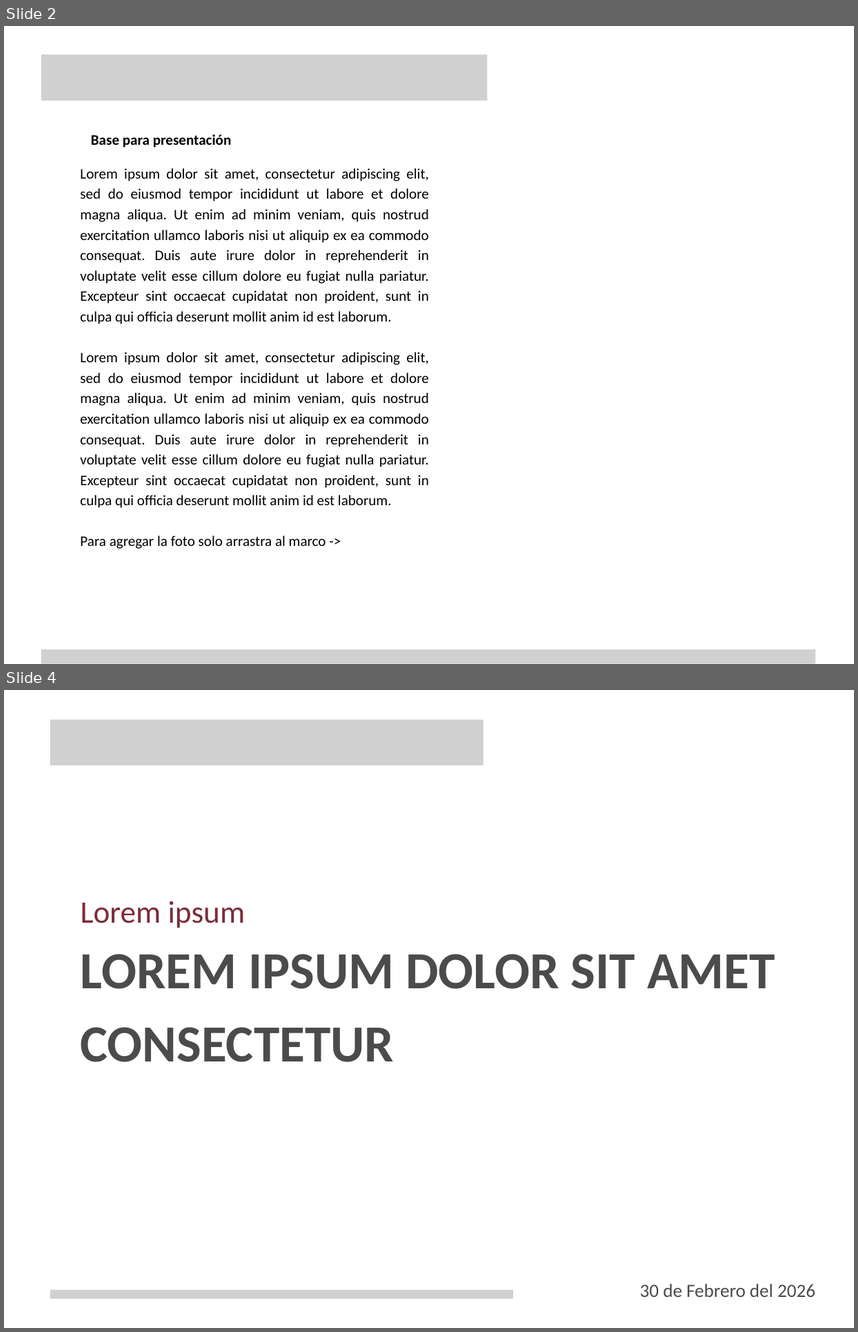
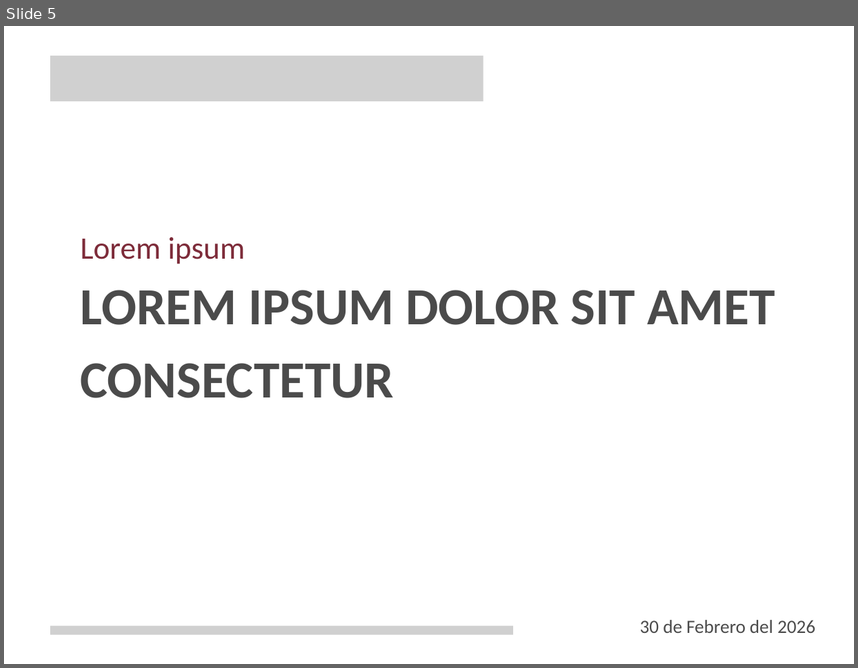
Before and after one commit to KevinRolcer/dgdg, a slide deck: storage/templates/Dgdg Mesas de paz.pptx. Shown one above the other, each under a label of ours: slides 2 and 4 before the commit, slide 5 after it; the slides between them are not shown. The pictures are 858x1332 and 858x668 pixels, drawn with LibreOffice and Linux fonts; fonts in the diff are those of the drawing; grey boxes stand for pictures; background and template pictures are left out. Boxes give left, top, right and bottom in pixels: in the first picture for what was removed or moved away, otherwise in the second. Text is boxed around its words. In the diff, an @@ line names an element or a change of style, - is before the commit and + after.

```diff
--- a/storage/templates/Dgdg Mesas de paz.pptx
+++ b/storage/templates/Dgdg Mesas de paz.pptx
@@ slide 2 removed at [4, 26, 854, 664], background picture (left out) @@
@@ picture removed at [41, 55, 488, 101] @@
@@ text removed at [91, 134, 231, 147] @@
-Base para presentación
@@ text removed at [80, 168, 429, 548] @@
-Lorem ipsum dolor sit amet, consectetur adipiscing elit, sed do eiusmod tempor incididunt ut labore et dolore magna aliqua. Ut enim ad minim veniam, quis nostrud exercitation ullamco laboris nisi ut aliquip ex ea commodo consequat. Duis aute irure dolor in reprehenderit in voluptate velit esse cillum dolore eu fugiat nulla pariatur. Excepteur sint occaecat cupidatat non proident, sunt in culpa qui officia deserunt mollit anim id est laborum.
-Lorem ipsum dolor sit amet, consectetur adipiscing elit, sed do eiusmod tempor incididunt ut labore et dolore magna aliqua. Ut enim ad minim veniam, quis nostrud exercitation ullamco laboris nisi ut aliquip ex ea commodo consequat. Duis aute irure dolor in reprehenderit in voluptate velit esse cillum dolore eu fugiat nulla pariatur. Excepteur sint occaecat cupidatat non proident, sunt in culpa qui officia deserunt mollit anim id est laborum.
-Para agregar la foto solo arrastra al marco ->
@@ picture removed at [41, 649, 815, 663] @@
@@ what was slide 4 is now slide 5 @@
```
Also in this commit, not shown: 2 slides changed, 3 slides added, 1 other slide removed, 9 other files.
